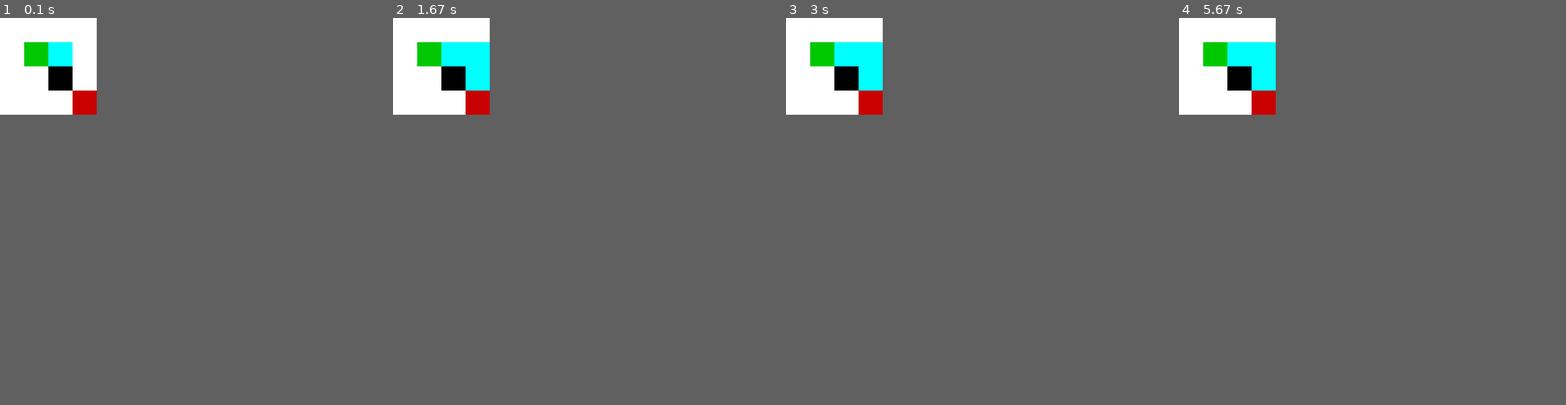
Above: before the commit, frames 1-4 (left to right).
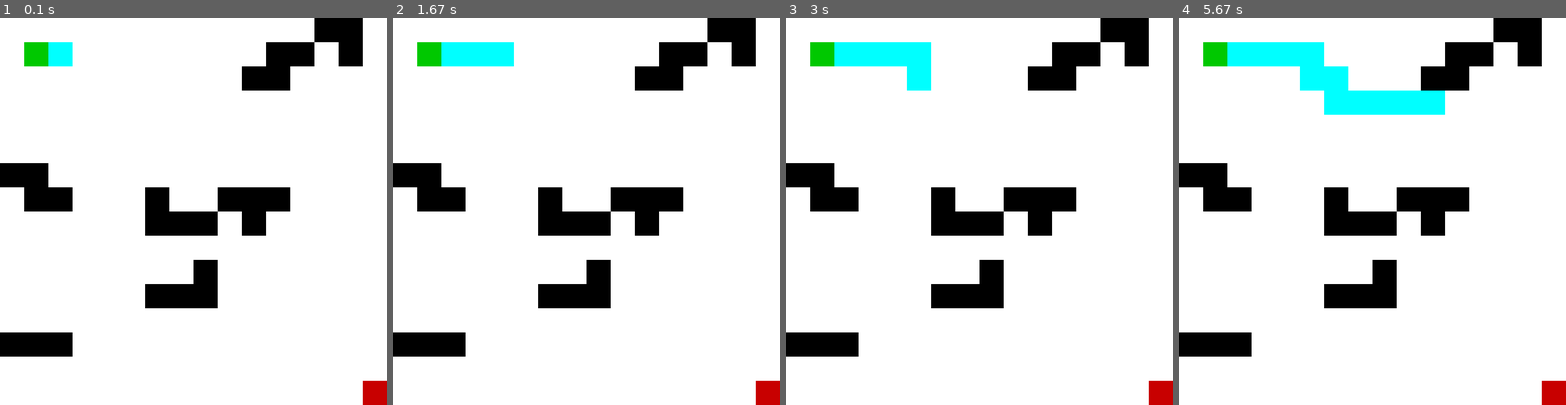
Above: after the commit, the same moments.

Repository: vaibhav02kadam/MP_RBE550
Game: pygame game, started from flat_land/solution/flat_land.py
Same seed, same stepped clock (60 frames per second), same inputs: the game is played once before the commit and once after it.
Inputs:
- Up to frame 1 (0.1 s): no input
- Up to frame 2 (1.67 s): no input
- Up to frame 3 (3 s): no input
- Up to frame 4 (5.67 s): no input
The window is 200x200 before the commit and 800x800 after it. Grey fills any space a smaller window leaves; there, only what the larger window draws over its background counts as a difference.

The runs differ from the first frame. In frame 1, 11% of the frame differs, in the area x 0-100%, y 0-100%; in frame 2, 12%; in frame 3, 13%; in frame 4, 15%.

Commit message:
obstacles bug not fixed

Diff:
--- a/flat_land/solution/env_utils.py
+++ b/flat_land/solution/env_utils.py
@@ -3,8 +3,8 @@
 import math
 
 #Grid params
-grid_width = 4
-grid_height = 4
+grid_width = 16
+grid_height = 16
 block_size = 50
 
 #Screen params
--- a/flat_land/solution/flat_land.py
+++ b/flat_land/solution/flat_land.py
@@ -31,6 +31,8 @@
     planner = BreadthFirstSearch(start_pos, goal_pos, grid) #TODO
     path = planner.findPath()
 
+    print("Grid", grid.grid_env)
+
     #Declare clock to tick robot time steps
     clock = pygame.time.Clock()
 
--- a/flat_land/solution/obstacle_field_env.py
+++ b/flat_land/solution/obstacle_field_env.py
@@ -63,24 +63,24 @@
                     adj_nodes[(i, j)] = []
                 for delta in [1, -1]:
                     #Checking for North and South
-                    if (i+delta) >= 0 and (i+delta) < self.rows:
+                    if (i+delta) >= 0 and (i+delta) < self.rows and not self.isBlockOccupied(i+delta, j):
                         print("Im here got i ", (i+delta), j)
-                        if not self.isBlockOccupied(i+delta, j):
+                        if not self.isBlockOccupied(i, j):
                             adj_nodes[(i, j)].append((i+delta, j))
 
                     #Checking for East and West
-                    if (j+delta) >= 0 and (j+delta) < self.cols:
+                    if (j+delta) >= 0 and (j+delta) < self.cols and not self.isBlockOccupied(i, j+delta):
                         print("Im here got j ", i, (j+delta))
-                        if not self.isBlockOccupied(i, j+delta):
+                        if not self.isBlockOccupied(i, j):
                             adj_nodes[(i, j)].append((i, j+delta))
                 print("Finished one node : ", i, j)
         return adj_nodes
 
     def isBlockOccupied(self, x, y) -> bool:
         if self.grid_env[x][y] == 1 :
-            return self.grid_env[x][y]
+            return True
         else:
-            return 0
+            return False
 
 
     def getObstacles(self):
